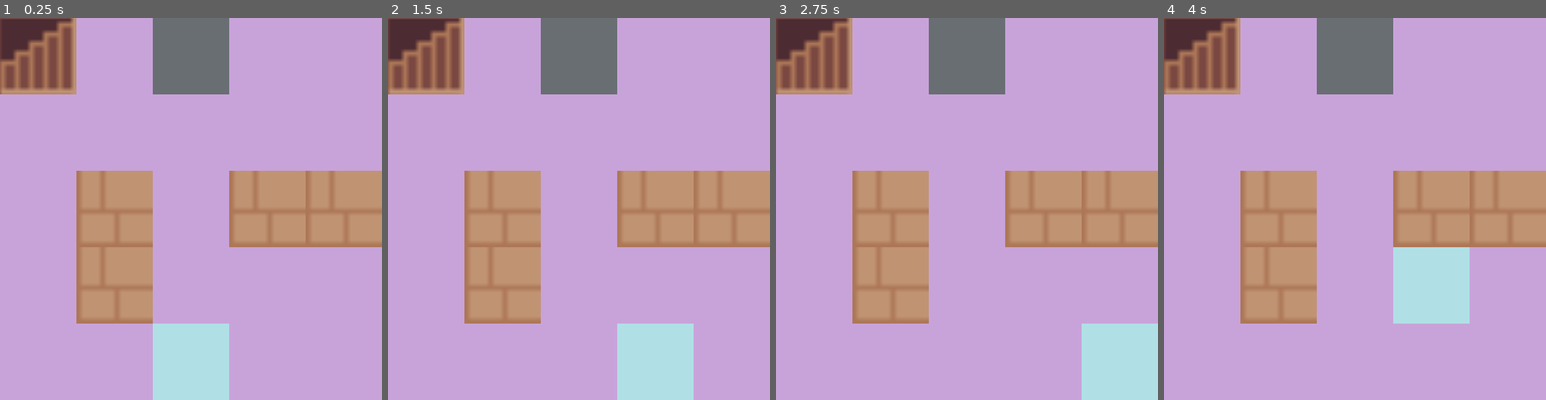
Above: before the commit, frames 1-4 (left to right).
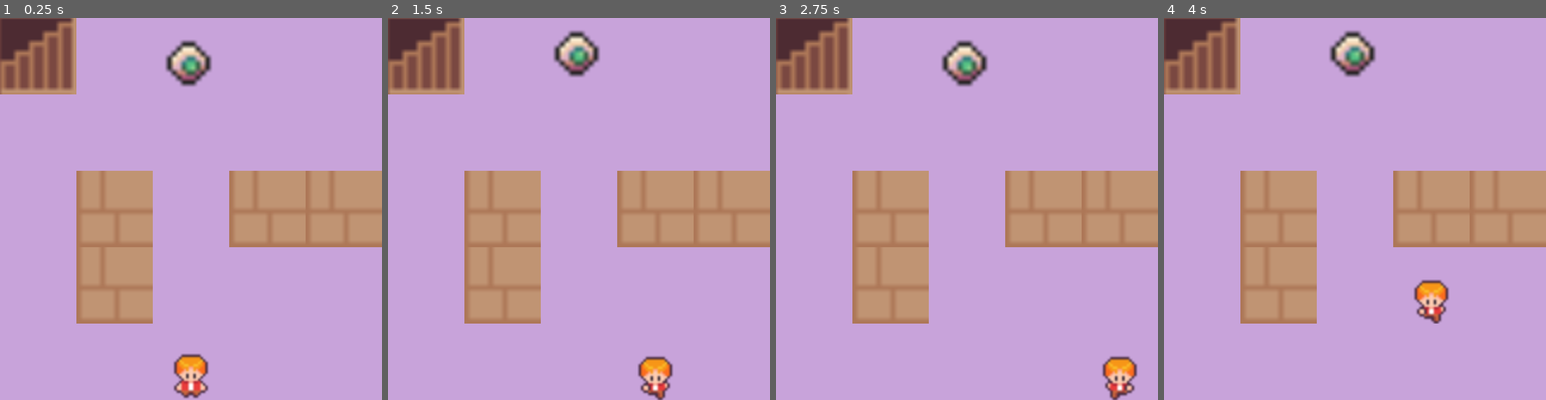
Above: after the commit, the same moments.

Repository: yifan-lee/ATB_Tower_Climber
Game: Godot game, scene res://scenes/game.tscn
Same seed, same stepped clock (60 frames per second), same inputs: the game is played once before the commit and once after it. The project has no main scene, so this scene is started directly.
Inputs:
- Up to frame 1 (0.25 s): no input
- Up to frame 2 (1.5 s): hold Right (ui_right) 0.53-1.28 s; tap Enter at 1.25 s; hold Down (ui_down) from 1.28 s (still down)
- Up to frame 3 (2.75 s): release Down (ui_down) at 2.03 s; hold Right (ui_right) from 2.03 s (still down)
- Up to frame 4 (4 s): release Right (ui_right) at 2.78 s; hold Up (ui_up) 2.78-3.53 s; hold Left (ui_left) from 3.53 s (still down)

The runs differ from the first frame. In frame 1, 7.9% of the frame differs, in the area x 40-60%, y 0-100%; in frame 2, 7.9%, in the area x 40-80%, y 0-100%; in frame 3, 7.9%; in frame 4, 7.9%.

Commit message:
add animation of player and enemy

Diff:
--- a/entities/enemies/Monster1.tscn
+++ /dev/null
@@ -1,20 +0,0 @@
-[gd_scene format=3 uid="uid://bu3jrh244lpqn"]
-
-[ext_resource type="Script" uid="uid://c7phh77w8blm2" path="res://scripts/enemy_map.gd" id="1_8r66r"]
-
-[sub_resource type="RectangleShape2D" id="RectangleShape2D_k3a8i"]
-size = Vector2(64, 64)
-
-[node name="Monster1" type="Area2D" unique_id=616903997 groups=["enemy"]]
-script = ExtResource("1_8r66r")
-
-[node name="ColorRect" type="ColorRect" parent="." unique_id=1615167782]
-offset_right = 64.0
-offset_bottom = 64.0
-color = Color(0.4117647, 0.43137255, 0.4509804, 1)
-
-[node name="CollisionShape2D" type="CollisionShape2D" parent="." unique_id=1104811507]
-position = Vector2(32, 32)
-shape = SubResource("RectangleShape2D_k3a8i")
-
-[connection signal="area_entered" from="." to="." method="_on_area_entered"]
--- /dev/null
+++ b/entities/enemies/bloodshot_eye.tscn
@@ -0,0 +1,58 @@
+[gd_scene format=3 uid="uid://bu3jrh244lpqn"]
+
+[ext_resource type="Script" uid="uid://c7phh77w8blm2" path="res://scripts/enemy_map.gd" id="1_h52bo"]
+[ext_resource type="Texture2D" uid="uid://xs478and53s0" path="res://assets/sprites/enemy/Basic Monster Animations/Bloodshot Eye/BloodshotEye.png" id="2_1p6po"]
+
+[sub_resource type="RectangleShape2D" id="RectangleShape2D_k3a8i"]
+size = Vector2(64, 64)
+
+[sub_resource type="AtlasTexture" id="AtlasTexture_l4ojm"]
+atlas = ExtResource("2_1p6po")
+region = Rect2(0, 0, 16, 16)
+
+[sub_resource type="AtlasTexture" id="AtlasTexture_imfqj"]
+atlas = ExtResource("2_1p6po")
+region = Rect2(16, 0, 16, 16)
+
+[sub_resource type="AtlasTexture" id="AtlasTexture_raprk"]
+atlas = ExtResource("2_1p6po")
+region = Rect2(32, 0, 16, 16)
+
+[sub_resource type="AtlasTexture" id="AtlasTexture_i5m5n"]
+atlas = ExtResource("2_1p6po")
+region = Rect2(48, 0, 16, 16)
+
+[sub_resource type="SpriteFrames" id="SpriteFrames_k3a8i"]
+animations = [{
+"frames": [{
+"duration": 1.0,
+"texture": SubResource("AtlasTexture_l4ojm")
+}, {
+"duration": 1.0,
+"texture": SubResource("AtlasTexture_imfqj")
+}, {
+"duration": 1.0,
+"texture": SubResource("AtlasTexture_raprk")
+}, {
+"duration": 1.0,
+"texture": SubResource("AtlasTexture_i5m5n")
+}],
+"loop": 1,
+"name": &"walk",
+"speed": 5.0
+}]
+
+[node name="BloodshotEye" type="Area2D" unique_id=616903997 groups=["enemy"]]
+script = ExtResource("1_h52bo")
+
+[node name="CollisionShape2D" type="CollisionShape2D" parent="." unique_id=1104811507]
+position = Vector2(32, 32)
+shape = SubResource("RectangleShape2D_k3a8i")
+
+[node name="AnimatedSprite2D" type="AnimatedSprite2D" parent="." unique_id=1168333286]
+position = Vector2(32, 32)
+scale = Vector2(4, 4)
+sprite_frames = SubResource("SpriteFrames_k3a8i")
+animation = &"walk"
+
+[connection signal="area_entered" from="." to="." method="_on_area_entered"]
--- a/entities/player/Player.tscn
+++ b/entities/player/Player.tscn
@@ -1,17 +1,49 @@
 [gd_scene format=3 uid="uid://4ativjv3wmjo"]
 
 [ext_resource type="Script" uid="uid://w2go3lnmd7n2" path="res://scripts/player_map.gd" id="1_mab2k"]
+[ext_resource type="Texture2D" uid="uid://c6p147cb0hf3" path="res://assets/sprites/blonde_man.png" id="2_453mm"]
 
 [sub_resource type="RectangleShape2D" id="RectangleShape2D_frjq3"]
 size = Vector2(64, 64)
 
+[sub_resource type="AtlasTexture" id="AtlasTexture_l3c03"]
+atlas = ExtResource("2_453mm")
+region = Rect2(0, 128, 32, 32)
+
+[sub_resource type="AtlasTexture" id="AtlasTexture_eaotn"]
+atlas = ExtResource("2_453mm")
+region = Rect2(32, 128, 32, 32)
+
+[sub_resource type="AtlasTexture" id="AtlasTexture_g3lhm"]
+atlas = ExtResource("2_453mm")
+region = Rect2(64, 128, 32, 32)
+
+[sub_resource type="AtlasTexture" id="AtlasTexture_4pwj0"]
+atlas = ExtResource("2_453mm")
+region = Rect2(96, 128, 32, 32)
+
+[sub_resource type="SpriteFrames" id="SpriteFrames_k3a8i"]
+animations = [{
+"frames": [{
+"duration": 1.0,
+"texture": SubResource("AtlasTexture_l3c03")
+}, {
+"duration": 1.0,
+"texture": SubResource("AtlasTexture_eaotn")
+}, {
+"duration": 1.0,
+"texture": SubResource("AtlasTexture_g3lhm")
+}, {
+"duration": 1.0,
+"texture": SubResource("AtlasTexture_4pwj0")
+}],
+"loop": 1,
+"name": &"walk",
+"speed": 5.0
+}]
+
 [node name="Player" type="Area2D" unique_id=1850533975]
 script = ExtResource("1_mab2k")
-
-[node name="ColorRect" type="ColorRect" parent="." unique_id=1943866640]
-offset_right = 64.0
-offset_bottom = 64.0
-color = Color(0.6901961, 0.8784314, 0.9019608, 1)
 
 [node name="CollisionShape2D" type="CollisionShape2D" parent="." unique_id=539588130]
 position = Vector2(32, 32)
@@ -22,4 +54,12 @@
 target_position = Vector2(0, 0)
 collide_with_areas = true
 
+[node name="AnimatedSprite2D" type="AnimatedSprite2D" parent="." unique_id=839586936]
+position = Vector2(32, 32)
+scale = Vector2(2, 2)
+sprite_frames = SubResource("SpriteFrames_k3a8i")
+animation = &"walk"
+frame = 2
+frame_progress = 0.6935746
+
 [connection signal="area_entered" from="." to="." method="_on_area_entered"]
--- a/scenes/map/floor_1.tscn
+++ b/scenes/map/floor_1.tscn
@@ -1,7 +1,7 @@
 [gd_scene format=3 uid="uid://c115cr5ya0hef"]
 
 [ext_resource type="TileSet" uid="uid://on0xx8elxuqt" path="res://assets/tilesets/walls.tres" id="1_da718"]
-[ext_resource type="PackedScene" uid="uid://bu3jrh244lpqn" path="res://entities/enemies/Monster1.tscn" id="2_0f733"]
+[ext_resource type="PackedScene" uid="uid://bu3jrh244lpqn" path="res://entities/enemies/bloodshot_eye.tscn" id="2_0f733"]
 [ext_resource type="PackedScene" uid="uid://chxhpg3vjjyn3" path="res://scenes/interactables/stair.tscn" id="3_c1e3w"]
 [ext_resource type="Script" uid="uid://cn0f42sorr7vg" path="res://scripts/stair.gd" id="4_7vrew"]
 
@@ -12,7 +12,7 @@
 offset_bottom = 320.0
 color = Color(0.78431374, 0.6392157, 0.85490197, 1)
 
-[node name="Monster1" parent="." unique_id=616903997 instance=ExtResource("2_0f733")]
+[node name="BloodshotEye" parent="." unique_id=616903997 instance=ExtResource("2_0f733")]
 position = Vector2(128, 0)
 
 [node name="WallLayer" type="TileMapLayer" parent="." unique_id=1257321467 groups=["wall"]]
--- a/scenes/map/floor_3.tscn
+++ b/scenes/map/floor_3.tscn
@@ -1,6 +1,6 @@
 [gd_scene format=3 uid="uid://cisl81tx8q8sm"]
 
-[ext_resource type="PackedScene" uid="uid://bu3jrh244lpqn" path="res://entities/enemies/Monster1.tscn" id="1_lywo7"]
+[ext_resource type="PackedScene" uid="uid://bu3jrh244lpqn" path="res://entities/enemies/bloodshot_eye.tscn" id="1_lywo7"]
 [ext_resource type="TileSet" uid="uid://on0xx8elxuqt" path="res://assets/tilesets/walls.tres" id="2_sut02"]
 [ext_resource type="PackedScene" uid="uid://chxhpg3vjjyn3" path="res://scenes/interactables/stair.tscn" id="3_sut02"]
 [ext_resource type="Script" uid="uid://cn0f42sorr7vg" path="res://scripts/stair.gd" id="4_0vvam"]
--- a/scripts/enemy_map.gd
+++ b/scripts/enemy_map.gd
@@ -1,4 +1,9 @@
 extends Area2D
 
+@onready var anim = $AnimatedSprite2D # 获取动画节点
+
 func _ready():
+    var anim_name = "walk"
     add_to_group("enemy")
+
+    anim.play(anim_name)
--- a/scripts/player_map.gd
+++ b/scripts/player_map.gd
@@ -1,6 +1,7 @@
 extends Area2D # 声明：这个脚本是挂载在 Area2D 节点上的
 
 @onready var ray: RayCast2D = $RayCast2D # 绑定：在游戏启动时，自动找到子节点里的 RayCast2D 并赋值给变量 ray
+@onready var anim = $AnimatedSprite2D # 获取动画节点
 
 func _unhandled_input(event: InputEvent) -> void: # 事件：这是 Godot 内置函数，只要有按键按下就会触发
 	var move_dir: Vector2 = Vector2.ZERO # 初始化：准备一个变量来存玩家想移动的方向，默认为不动
@@ -17,26 +18,33 @@
 	var move_dir: Vector2 = Vector2.ZERO # 初始化：准备一个变量来存玩家想移动的方向，默认为不动
 
 	# 判断：检测玩家按下了哪个键，并把 move_dir 设置为对应的方向向量
-	if event.is_action_pressed("ui_right"): move_dir = Vector2.RIGHT * step
-	elif event.is_action_pressed("ui_left"): move_dir = Vector2.LEFT * step
-	elif event.is_action_pressed("ui_down"): move_dir = Vector2.DOWN * step
-	elif event.is_action_pressed("ui_up"): move_dir = Vector2.UP * step
+	if event.is_action_pressed("ui_right"):
+		move_dir = Vector2.RIGHT * step
+	elif event.is_action_pressed("ui_left"):
+		move_dir = Vector2.LEFT * step
+	elif event.is_action_pressed("ui_down"):
+		move_dir = Vector2.DOWN * step
+	elif event.is_action_pressed("ui_up"):
+		move_dir = Vector2.UP * step
 
 	return move_dir
 
 
 func _decide_move_result(move_dir: Vector2) -> void:
+	var anim_name = "walk"
 	ray.target_position = move_dir # 伸出拐杖：把射线的目标点设置在你想要去的方向
 	ray.force_raycast_update() # 强制刷新：告诉引擎“现在就检测一次”，不要等下一帧
 
 	# 判断拐杖结果：is_colliding() 返回 true 代表探测到了东西
 	if ray.is_colliding():
-		_decide_colliding_result()
+		_decide_colliding_result(move_dir)
+		anim.stop()
 	else:
 		_execute_move(move_dir)
+		anim.play(anim_name)
 
 
-func _decide_colliding_result() -> void:
+func _decide_colliding_result(move_dir: Vector2) -> void:
 	var collider = ray.get_collider() # 获取对象：看看射线碰到的是谁？
 	if collider.is_in_group("enemy"): # 分类：如果是怪物组的成员
 		print("撞到了怪物！触发战斗！")
@@ -45,6 +53,7 @@
 		print("前方有障碍物，无法通过！")
 	elif collider.is_in_group("stairs") and collider.is_active:
 		# 呼叫父节点 (Game) 换楼层，直接传楼层号，不需要传坐标！
+		_execute_move(move_dir)
 		get_parent().change_floor(collider.target_floor)
 		return # 终止本次移动逻辑
 	else:
Binary file added: assets/sprites/enemy/Basic Monster Animations/Blinded Grimlock/BlindedGrimlock.aseprite
Binary file added: assets/sprites/enemy/Basic Monster Animations/Blinded Grimlock/BlindedGrimlock.gif
Binary file added: assets/sprites/enemy/Basic Monster Animations/Blinded Grimlock/BlindedGrimlock.png
Not shown, added: assets/sprites/enemy/Basic Monster Animations/Blinded Grimlock/BlindedGrimlock.png.import
Binary file added: assets/sprites/enemy/Basic Monster Animations/Bloodshot Eye/BloodshotEye.aseprite
Binary file added: assets/sprites/enemy/Basic Monster Animations/Bloodshot Eye/BloodshotEye.gif
Binary file added: assets/sprites/enemy/Basic Monster Animations/Bloodshot Eye/BloodshotEye.png
Not shown, added: assets/sprites/enemy/Basic Monster Animations/Bloodshot Eye/BloodshotEye.png.import
Binary file added: assets/sprites/enemy/Basic Monster Animations/Brawny Ogre/BrawnyOgre.aseprite
Binary file added: assets/sprites/enemy/Basic Monster Animations/Brawny Ogre/BrawnyOgre.gif
Binary file added: assets/sprites/enemy/Basic Monster Animations/Brawny Ogre/BrawnyOgre.png
Not shown, added: assets/sprites/enemy/Basic Monster Animations/Brawny Ogre/BrawnyOgre.png.import
(and 62 more such lines)
